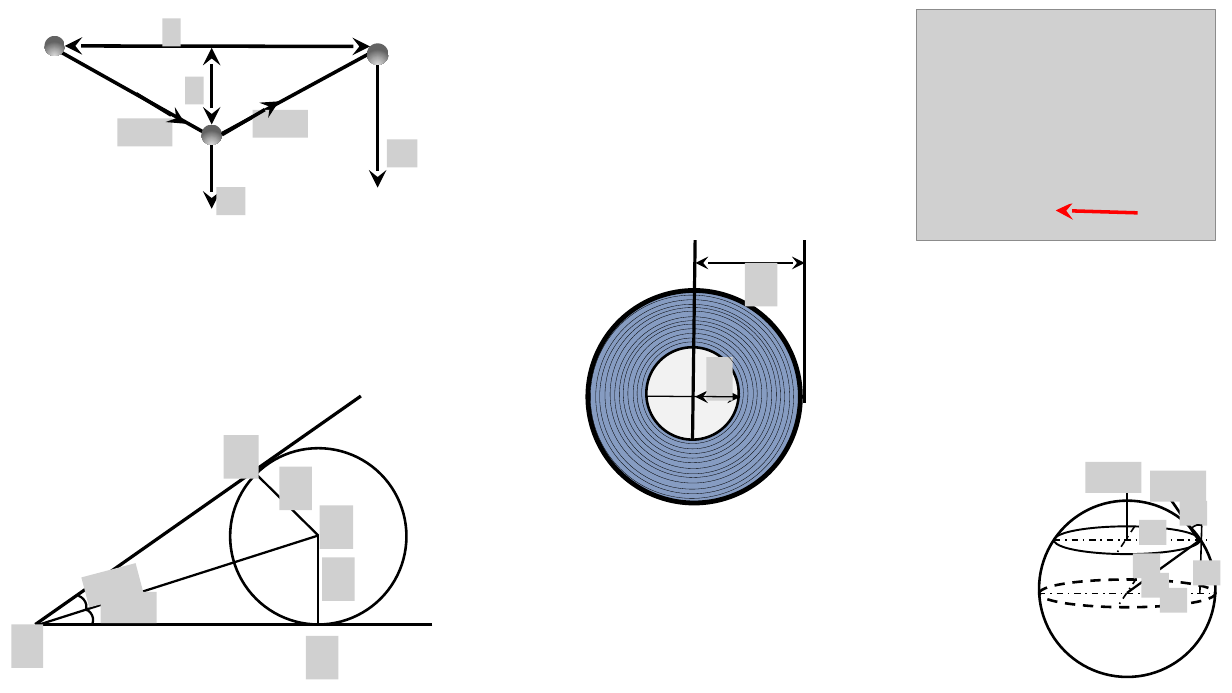
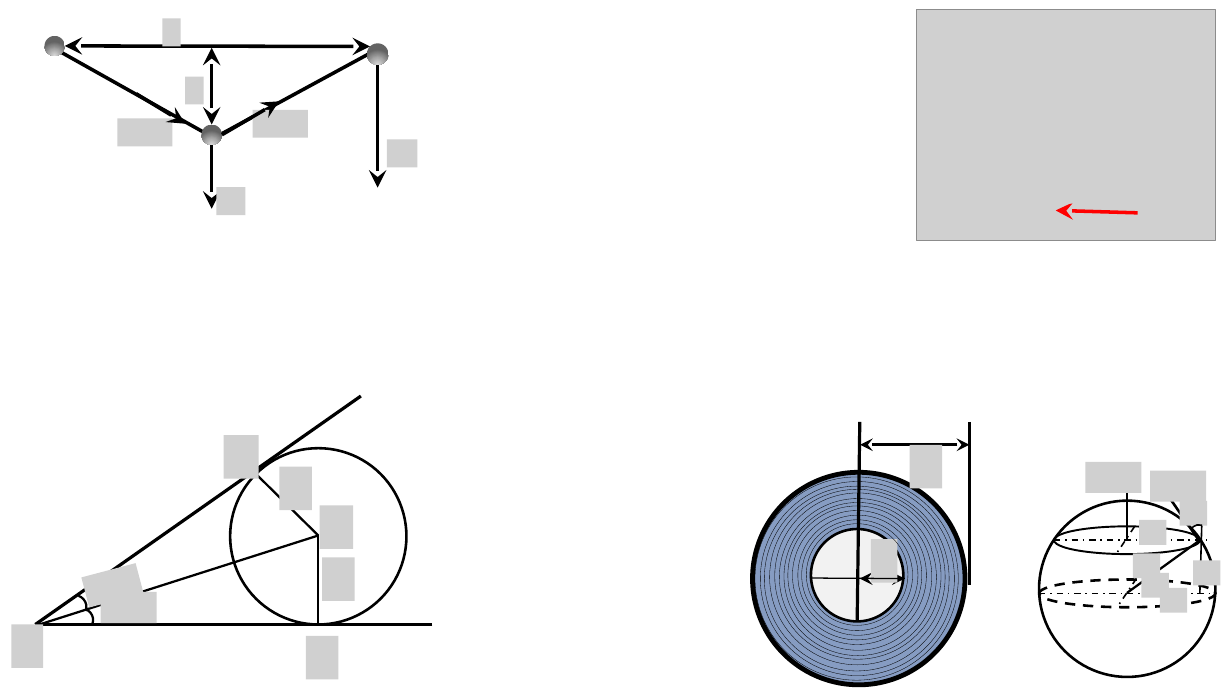
Before and after one commit to savchenko-physics/savchenko-physics.github.io, a slide deck: slide 12 of volunteer/Drawings.pptx. Drawn at 1232x693 pixels with LibreOffice and Linux fonts; fonts in the diff are those of the drawing; grey boxes stand for pictures. Boxes give left, top, right and bottom in pixels: in the first picture for what was removed or moved away, otherwise in the second. Text is boxed around its words. In the diff, an @@ line names an element or a change of style, - is before the commit and + after.

```diff
--- a/volunteer/Drawings.pptx
+++ b/volunteer/Drawings.pptx
@@ picture removed at (x1=745, y1=263, x2=777, y2=307) @@
@@ picture removed at (x1=706, y1=358, x2=733, y2=401) @@
@@ picture added at (x1=909, y1=445, x2=942, y2=488) @@
@@ 12 ellipses, 2 lines, 1 double arrow moved together from (x1=588, y1=240, x2=805, y2=503) to (x1=752, y1=422, x2=970, y2=685) @@
@@ picture added at (x1=872, y1=539, x2=898, y2=582) @@
@@ 2 ellipses, 1 line, 1 double arrow moved together from (x1=596, y1=299, x2=790, y2=494) to (x1=761, y1=482, x2=955, y2=676) @@
```
Also in this commit, not shown: 2 slides added, 29 other files.
